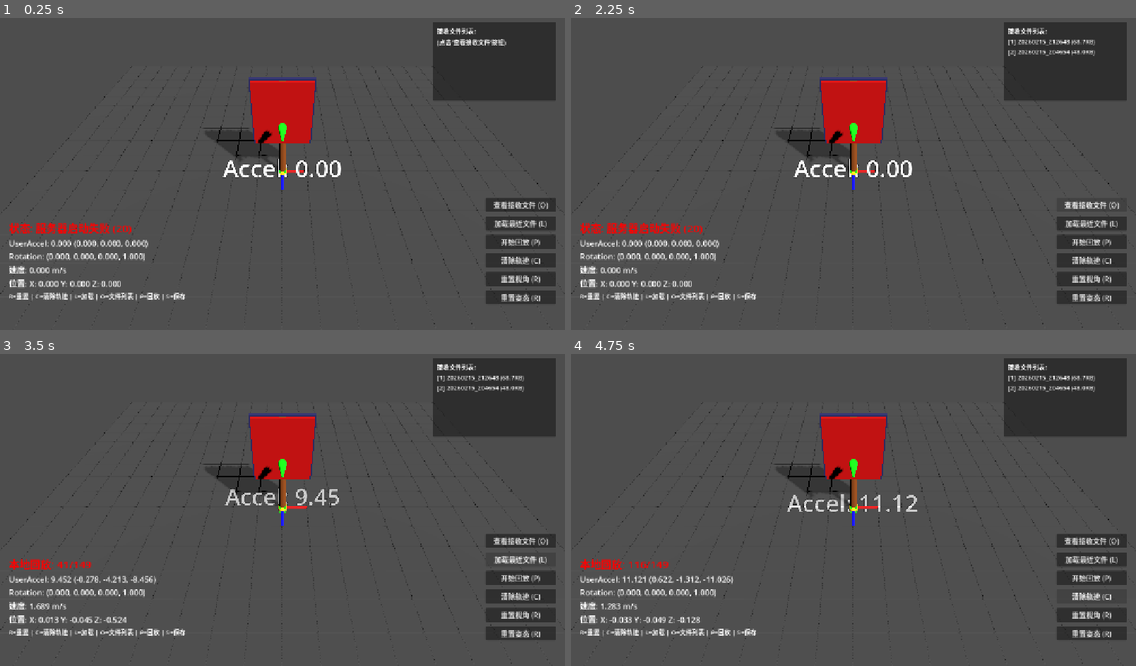
Above: before the commit, frames 1-4 (two rows, left to right).
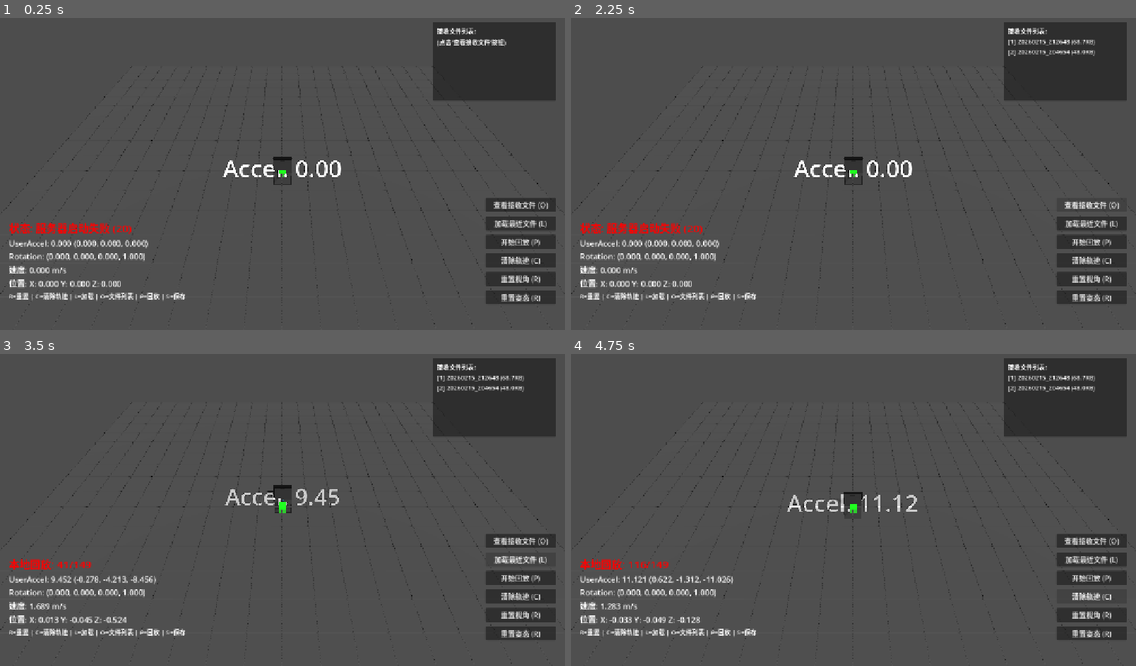
Above: after the commit, the same moments.

Repository: seekerzz/godot-server
Game: Godot game, scene res://main.tscn
Same seed, same stepped clock (60 frames per second), same inputs: the game is played once before the commit and once after it.
Inputs:
- Up to frame 1 (0.25 s): no input
- Up to frame 2 (2.25 s): click "开始回放 (P)" at 0.5 s; click "开始回放 (P)" at 1.25 s; click "查看接收文件 (O)" at 2 s
- Up to frame 3 (3.5 s): click "加载最近文件 (L)" at 2.75 s
- Up to frame 4 (4.75 s): click "清除轨迹 (C)" at 3.5 s; tap Enter at 4.25 s; tap C at 4.35 s; tap Space at 4.52 s

The runs differ from the first frame. In frame 1, 3.3% of the frame differs, in the area x 36-56%, y 18-56%; in frame 2, 3.3%; in frame 3, 3.3%; in frame 4, 3.3%.

Commit message:
Refactor sensor_server.gd for phone visualization and relative motion
Replaces the paddle model with a larger procedural phone model.
Implements relative motion physics (world_accel = display_rotation * user_accel_local).
Adds Tare functionality (reset view) using calibration_offset.
Removes legacy paddle, lightsaber, and complex calibration code.
Ensures cleanup of any existing PaddleModel nodes at runtime.
Strictly preserves file transfer and recording features.

Co-authored-by: seekerzz <30581485+seekerzz@users.noreply.github.com>

Diff:
--- a/sensor_server.gd
+++ b/sensor_server.gd
@@ -81,6 +81,12 @@
 var last_packet_time := 0.0
 
 func _ready():
+	# 移除场景中遗留的PaddleModel
+	var old_paddle = get_node_or_null("PaddleModel")
+	if old_paddle:
+		old_paddle.queue_free()
+		print("[Visual] Deleted old PaddleModel from scene.")
+
 	start_server()
 	create_ground_grid()
 	connect_buttons()
@@ -268,9 +274,9 @@
 	phone_visual.name = "PhoneVisual"
 	phone_model.add_child(phone_visual)
 
-	# 1. Phone Body (Dark Gray Metal)
+	# 1. Phone Body (Dark Gray Metal) - 10x larger for visibility
 	var body_mesh = BoxMesh.new()
-	body_mesh.size = Vector3(0.075, 0.15, 0.01) # Approx phone size
+	body_mesh.size = Vector3(0.75, 1.5, 0.1) # Approx phone size x10
 
 	var body_material = StandardMaterial3D.new()
 	body_material.albedo_color = Color(0.2, 0.2, 0.2)
@@ -285,7 +291,7 @@
 
 	# 2. Screen (Black Emission, slightly smaller, on Z+ face)
 	var screen_mesh = BoxMesh.new()
-	screen_mesh.size = Vector3(0.07, 0.14, 0.001)
+	screen_mesh.size = Vector3(0.7, 1.4, 0.01) # x10
 
 	var screen_material = StandardMaterial3D.new()
 	screen_material.albedo_color = Color(0, 0, 0)
@@ -297,12 +303,12 @@
 	screen.name = "Screen"
 	screen.mesh = screen_mesh
 	screen.material_override = screen_material
-	screen.position = Vector3(0, 0, 0.0055) # Slightly in front of body (0.01/2 + 0.001/2)
+	screen.position = Vector3(0, 0, 0.055) # Slightly in front of body (0.1/2 + 0.01/2)
 	phone_visual.add_child(screen)
 
 	# 3. Notch/Marker (Top of screen)
 	var notch_mesh = BoxMesh.new()
-	notch_mesh.size = Vector3(0.02, 0.005, 0.002)
+	notch_mesh.size = Vector3(0.2, 0.05, 0.02) # x10
 
 	var notch_material = StandardMaterial3D.new()
 	notch_material.albedo_color = Color(0.1, 0.1, 0.1)
@@ -311,7 +317,7 @@
 	notch.name = "Notch"
 	notch.mesh = notch_mesh
 	notch.material_override = notch_material
-	notch.position = Vector3(0, 0.065, 0.006) # Near top
+	notch.position = Vector3(0, 0.65, 0.06) # Near top (1.5/2 - 0.1)
 	phone_visual.add_child(notch)
 
 func update_visualization(delta: float):
